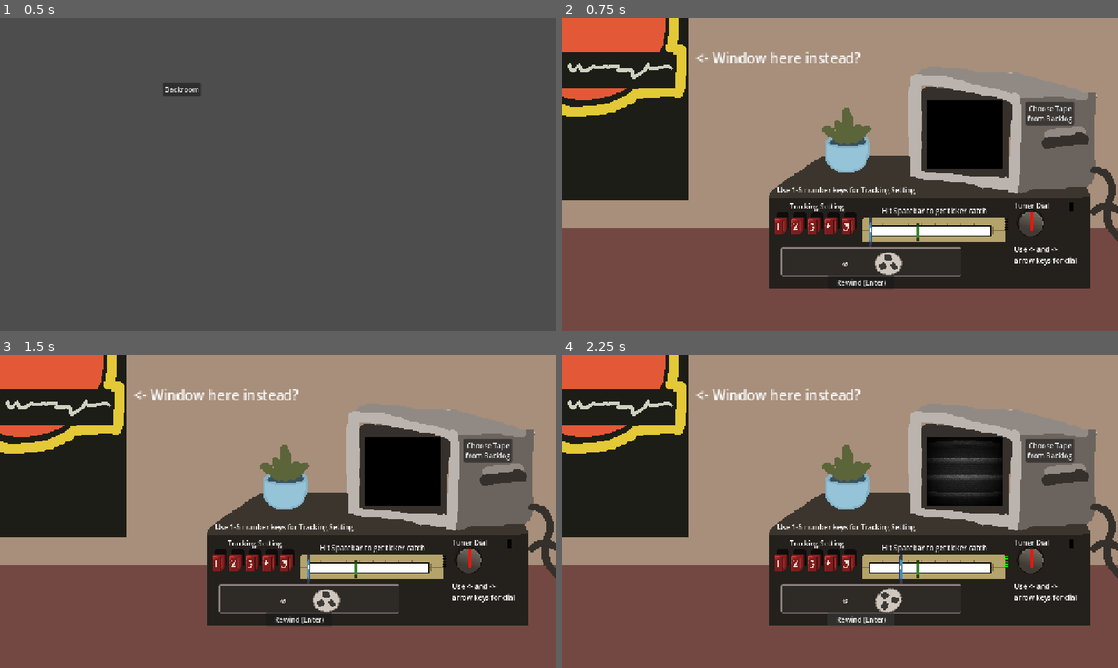
Above: before the commit, frames 1-4 (two rows, left to right).
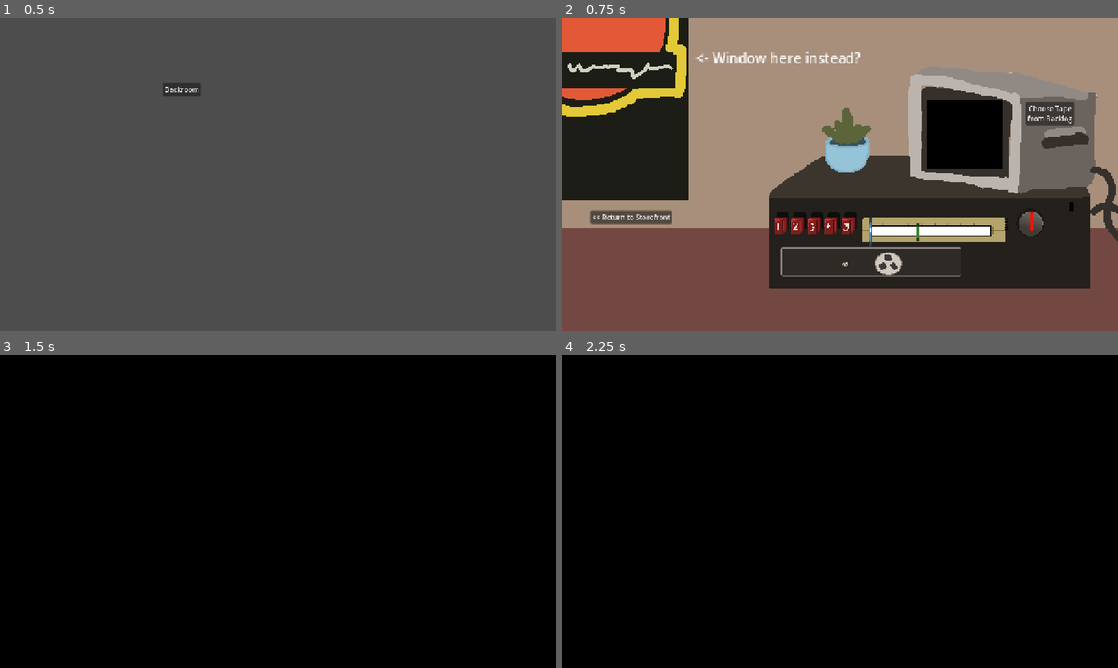
Above: after the commit, the same moments.

Repository: Sleeping-Robot-Games/video-planet
Game: Godot game, scene res://title/title.tscn
The game is run twice, just before and just after one commit, with the same random seed, the same clock (stepped at 60 frames per second) and the same inputs. The engine's default icon, where the game draws it, is replaced by a stand-in: a white triangle on a blue panel in a dark square. Video files are missing from this copy of the repository; at most half a second of black plays in their place.
Inputs (mouse positions are in pixels of both pictures, inside the frame that each line leads up to):
- Up to frame 1 (0.5 s): no input
- Up to frame 2 (0.75 s): click "Backroom" at 0.5 s
- Up to frame 3 (1.5 s): click (66, 555) at 1.25 s, where only the run after the commit has a clickable "<< Return to Storefront"
- Up to frame 4 (2.25 s): click (862, 621) at 2 s, where only the run before the commit has a clickable "Rewind (Enter)"

Frame 1 is identical in both runs. In frame 2, 1.5% of the frame differs, in the area x 5-93%, y 54-86%; in frame 3, 97%; in frame 4, 98%, in the area x 0-100%, y 0-100%.

Commit message:
wip wire up rewind success

Diff:
--- a/backroom/backroom.gd
+++ b/backroom/backroom.gd
@@ -23,6 +23,8 @@
 const DIAL_ROTATE_MIN = -100.0
 const DIAL_ROTATE_MAX = 100.0
 
+var rewinding_movie_id: String = ''
+
 var dial_angle = 0.0
 
 var tracking_input_map = {
@@ -127,6 +129,7 @@
 
 func _ready():
 	a.play_music('backroom_bmg_1')
+	$Website.rewind_movie_selected.connect(_on_website_rewind_movie_selected)
 	for tracking_button in tracking.get_children():
 		tracking_button.pressed.connect(_on_tracking_button_pressed.bind(tracking_button.name))
 		tracking_input_map[tracking_button.name] = tracking_button
@@ -135,8 +138,8 @@
 	if event.is_action_pressed('fix'):
 		fix_tape_button.pressed.emit()
 
-	if event.is_action_pressed('rewind'):
-		rewind_button.pressed.emit()
+	#if event.is_action_pressed('rewind'):
+		#rewind_button.pressed.emit()
 
 	if not rewinding:
 		return
@@ -331,14 +334,20 @@
 	successful_hits = 0
 	vhs_phase += 1
 	if not VHS_DATA.has(vhs_phase):
+		## Success!
+		## Player can now select a new tape from the backlog or leave back to the store front
+		m.inventory[rewinding_movie_id].status = 'STOCKED'
+		m.inventory[rewinding_movie_id].location = 'ON SHELF'
+		var log_msg: String = '%s rewound & stocked' % m.inventory[rewinding_movie_id].title
+		g.add_log_line.emit(log_msg, Color.WEB_GREEN)
 		rewinding = false
 		$VCR/AnimationPlayer.pause()
 		video_player.stop()
 		tv_off_screen.show()
 		## TODO: Reset tracking button and dial state
-		## TODO: Success label/button to restock completed tape.
-		## Player can now select a new tape from the backlog or leave back to the store front
-		## TODO: make button to go back to store front
+		$BacklogButton.show()
+		$StorefrontButton.show()
+		$VCR/Labels.hide()
 	else:
 		hitzone_path_follow.progress_ratio = VHS_DATA[vhs_phase].hitzone_position
 		current_ideal_track_setting = get_best_track_setting_for_phase(vhs_phase)
@@ -352,8 +361,17 @@
 		tick_speed_tween.tween_property(self, 'tick_speed', VHS_DATA[vhs_phase].tick_speeds['no_zone'], 1)
 
 
+func _on_website_rewind_movie_selected(movie_id: String) -> void:
+	rewinding_movie_id = movie_id
+	$VCR/Labels/RewindingMovieLabel.text = 'Rewinding ’%s’' % m.inventory[movie_id].title
+	$VCR/Labels.show()
+	$BacklogButton.hide()
+	$StorefrontButton.hide()
+	init_vhs()
+
+
 func _on_rewind_button_pressed() -> void:
-	if rewinding:
+	if rewinding or not rewinding_movie_id:
 		return
 
 	init_vhs()
@@ -417,3 +435,6 @@
 
 func _on_backlog_button_pressed() -> void:
 	$Website.open_by_backroom_computer()
+
+func _on_storefront_button_pressed() -> void:
+	get_tree().change_scene_to_file('res://storefront/storefront.tscn')
--- a/backroom/backroom.tscn
+++ b/backroom/backroom.tscn
@@ -20,9 +20,10 @@
 [ext_resource type="Texture2D" uid="uid://cu882a2nu1tau" path="res://backroom/ticker.png" id="18_8mcd7"]
 [ext_resource type="Texture2D" uid="uid://brox6iu8bf465" path="res://backroom/plant.png" id="20_dwywq"]
 [ext_resource type="VideoStream" path="res://backroom/snapback_rewind.ogv" id="21_6dn78"]
-[ext_resource type="Shader" path="res://backroom/vcr_rewind.gdshader" id="21_dwywq"]
+[ext_resource type="Shader" uid="uid://cjbba3sqy1pbt" path="res://backroom/vcr_rewind.gdshader" id="21_dwywq"]
 [ext_resource type="Texture2D" uid="uid://c033jiekthooi" path="res://backroom/postertest.png" id="21_j8cxi"]
 [ext_resource type="PackedScene" uid="uid://bahogvabt6amf" path="res://storefront/website/website.tscn" id="23_6dn78"]
+[ext_resource type="PackedScene" uid="uid://deyae4itnlg45" path="res://shared/log_container.tscn" id="24_iobut"]
 
 [sub_resource type="ButtonGroup" id="ButtonGroup_grv5e"]
 allow_unpress = true
@@ -239,21 +240,31 @@
 scale = Vector2(2, 2)
 texture = ExtResource("6_j4ho4")
 
-[node name="TrackLabel" type="Label" parent="VCR"]
+[node name="Labels" type="Control" parent="VCR"]
+visible = false
+layout_mode = 3
+anchors_preset = 0
+offset_right = 40.0
+offset_bottom = 40.0
+
+[node name="TrackLabel" type="Label" parent="VCR/Labels"]
+layout_mode = 0
 offset_left = 524.0
 offset_top = 422.0
 offset_right = 649.0
 offset_bottom = 445.0
 text = "Tracking Setting"
 
-[node name="TrackTutorialLabel" type="Label" parent="VCR"]
+[node name="TrackTutorialLabel" type="Label" parent="VCR/Labels"]
+layout_mode = 0
 offset_left = 496.0
 offset_top = 384.0
-offset_right = 754.0
+offset_right = 813.0
 offset_bottom = 407.0
 text = "Use 1-5 number keys for Tracking Setting"
 
-[node name="DialTutorialLabel2" type="Label" parent="VCR"]
+[node name="DialTutorialLabel2" type="Label" parent="VCR/Labels"]
+layout_mode = 0
 offset_left = 1041.0
 offset_top = 520.0
 offset_right = 1185.0
@@ -261,25 +272,38 @@
 text = "Use <- and ->
 arrow keys for dial"
 
-[node name="DialTutorialLabel3" type="Label" parent="VCR"]
+[node name="DialTutorialLabel3" type="Label" parent="VCR/Labels"]
+layout_mode = 0
 offset_left = 736.0
 offset_top = 432.0
 offset_right = 994.0
 offset_bottom = 455.0
 text = "Hit Spacebar to get ticker catch"
 
-[node name="TuningLabel" type="Label" parent="VCR"]
+[node name="TuningLabel" type="Label" parent="VCR/Labels"]
+layout_mode = 0
 offset_left = 1041.0
 offset_top = 420.0
 offset_right = 1121.0
 offset_bottom = 443.0
 text = "Tuner Dial"
 
+[node name="RewindingMovieLabel" type="Label" parent="VCR/Labels"]
+layout_mode = 0
+offset_left = 511.0
+offset_top = 626.0
+offset_right = 911.0
+offset_bottom = 649.0
+text = "Rewinding {Movie}"
+horizontal_alignment = 1
+
 [node name="RewindButton" type="Button" parent="VCR"]
+visible = false
 offset_left = 612.0
 offset_top = 593.0
 offset_right = 765.0
 offset_bottom = 624.0
+disabled = true
 text = "Rewind (Enter)"
 
 [node name="Tracking" type="HBoxContainer" parent="VCR"]
@@ -500,6 +524,13 @@
 text = "Choose Tape
 from Backlog"
 
+[node name="StorefrontButton" type="Button" parent="."]
+offset_left = 65.0
+offset_top = 443.0
+offset_right = 253.0
+offset_bottom = 474.0
+text = "<< Return to Storefront"
+
 [node name="SubViewportContainer" type="SubViewportContainer" parent="."]
 custom_minimum_size = Vector2(50, 50)
 offset_left = 839.0
@@ -536,8 +567,15 @@
 offset_right = 1282.0
 offset_bottom = 719.0
 
+[node name="LogContainer" parent="." instance=ExtResource("24_iobut")]
+offset_left = 1033.0
+offset_top = 89.0
+offset_right = 1248.0
+offset_bottom = 89.0
+
 [connection signal="pressed" from="VCR/RewindButton" to="." method="_on_rewind_button_pressed"]
 [connection signal="area_entered" from="VCR/Ticker/Path2D/HitzonePathFollow2D/HitZone/Area2D" to="." method="_on_hitzone_area_2d_area_entered"]
 [connection signal="area_exited" from="VCR/Ticker/Path2D/HitzonePathFollow2D/HitZone/Area2D" to="." method="_on_hitzone_area_2d_area_exited"]
 [connection signal="pressed" from="FixTapeButton" to="." method="_on_fix_tape_button_pressed"]
 [connection signal="pressed" from="BacklogButton" to="." method="_on_backlog_button_pressed"]
+[connection signal="pressed" from="StorefrontButton" to="." method="_on_storefront_button_pressed"]
--- a/global.gd
+++ b/global.gd
@@ -1,7 +1,11 @@
 extends Node
 
+signal add_log_line(msg: String, color: Color)
+
 var is_new_game: bool = true
+var is_clocking_in: bool = true
 var is_dialogue_open: bool = false
+var player_movement_disabled: bool = true
 
 func folders_in_dir(path: String) -> Array:
 	var folders = []
--- a/project.godot
+++ b/project.godot
@@ -35,6 +35,7 @@
 "res://backroom/": "purple",
 "res://customers/": "yellow",
 "res://movies/": "red",
+"res://shared/": "green",
 "res://storefront/": "blue",
 "res://storefront/dialogue/": "gray",
 "res://storefront/player/": "pink",
--- /dev/null
+++ b/shared/log_container.gd
@@ -0,0 +1,12 @@
+extends VBoxContainer
+
+var log_line_scene = preload('res://shared/log_line.tscn')
+
+func _ready() -> void:
+	g.add_log_line.connect(_on_add_log_line)
+
+func _on_add_log_line(msg: String, color: Color = Color.WHITE) -> void:
+	var log_line = log_line_scene.instantiate()
+	log_line.set_log_messsage(msg, color)
+	add_child(log_line)
+	move_child(log_line, -1)
--- /dev/null
+++ b/shared/log_container.tscn
@@ -0,0 +1,10 @@
+[gd_scene load_steps=2 format=3 uid="uid://deyae4itnlg45"]
+
+[ext_resource type="Script" uid="uid://dhyv3y6ybwp5m" path="res://shared/log_container.gd" id="1_q43f5"]
+
+[node name="LogContainer" type="VBoxContainer"]
+custom_minimum_size = Vector2(215, 0)
+size_flags_horizontal = 3
+size_flags_vertical = 3
+theme_override_constants/separation = 2
+script = ExtResource("1_q43f5")
--- /dev/null
+++ b/shared/log_line.gd
@@ -0,0 +1,11 @@
+extends Panel
+
+func _ready() -> void:
+	var tween = get_tree().create_tween()
+	tween.chain().tween_interval(6.0)
+	tween.tween_property(self, 'modulate:a', 0.0, 3.0)
+	tween.chain().tween_callback(queue_free)
+
+func set_log_messsage(msg: String, color: Color = Color.WHITE) -> void:
+	$MarginContainer/Label.text = msg
+	$MarginContainer/Label.add_theme_color_override('font_color', color)
--- /dev/null
+++ b/shared/log_line.tscn
@@ -0,0 +1,28 @@
+[gd_scene load_steps=2 format=3 uid="uid://cbskqkw7qiyi7"]
+
+[ext_resource type="Script" uid="uid://cppmwah4hlpha" path="res://shared/log_line.gd" id="1_w3fwa"]
+
+[node name="LogLine" type="Panel"]
+custom_minimum_size = Vector2(215, 23)
+offset_right = 215.0
+offset_bottom = 23.0
+script = ExtResource("1_w3fwa")
+
+[node name="MarginContainer" type="MarginContainer" parent="."]
+layout_mode = 1
+anchors_preset = 15
+anchor_right = 1.0
+anchor_bottom = 1.0
+grow_horizontal = 2
+grow_vertical = 2
+theme_override_constants/margin_left = 4
+theme_override_constants/margin_top = 4
+theme_override_constants/margin_right = 4
+theme_override_constants/margin_bottom = 4
+
+[node name="Label" type="Label" parent="MarginContainer"]
+layout_mode = 2
+size_flags_vertical = 3
+theme_override_constants/outline_size = 3
+theme_override_font_sizes/font_size = 12
+text = "Log message"
--- a/storefront/dialogue/dialogue.gd
+++ b/storefront/dialogue/dialogue.gd
@@ -1,5 +1,6 @@
 extends Panel
 
+@onready var storefront: Node2D = $'..'
 @onready var player_msg: Label = $Player/VBoxContainer/Message
 @onready var player_continue: RichTextLabel = $Player/VBoxContainer/Continue
 
@@ -33,3 +34,4 @@
 func close_dialogue() -> void:
 	hide()
 	g.is_dialogue_open = false
+	storefront.show_todo()
--- a/storefront/player/player.gd
+++ b/storefront/player/player.gd
@@ -7,7 +7,7 @@
 var last_direction := Vector2.DOWN
 
 func _physics_process(_delta: float) -> void:
-	if g.is_dialogue_open:
+	if g.is_dialogue_open or g.player_movement_disabled:
 		if not anim_player.current_animation.begins_with('idle_'):
 			play_idle_animation(last_direction)
 		return
--- a/storefront/storefront.gd
+++ b/storefront/storefront.gd
@@ -1,12 +1,16 @@
 extends Node2D
 
-@onready var backroom_label = $Backroomdoor/BackroomLabel
+@onready var backroom_label: Label = $Backroomdoor/BackroomLabel
+@onready var todo_panel: Panel = $HUD/ToDo
 
 func _ready() -> void:
+	$Player.position = Vector2(272, 140) if g.is_clocking_in else Vector2(73, 139)
+	print('player position: ', $Player.position)
+	g.player_movement_disabled = true
+	$FadeBlack.color = Color.BLACK
+	$FadeBlack.show()
+
 	if g.is_new_game:
-		g.is_dialogue_open = true
-		$FadeBlack.color = Color.BLACK
-		$FadeBlack.show()
 		var tween = get_tree().create_tween()
 		tween.tween_interval(1.5)
 		tween.tween_callback(a.play_random_sfx.bind('storefront_door_entry'))
@@ -14,10 +18,23 @@
 		tween.tween_callback($Dialogue.set_player_message.bind('There’s no movies here! I better start rewinding to fill this place back up!'))
 		tween.tween_property($FadeBlack, 'modulate:a', 0.0, 2)
 		tween.tween_callback($FadeBlack.hide)
+		tween.tween_callback(unfreeze_player)
 		g.is_new_game = false
+	else:
+		var tween = get_tree().create_tween()
+		tween.tween_interval(.75)
+		tween.tween_property($FadeBlack, 'modulate:a', 0.5, 1)
+		tween.tween_callback($FadeBlack.hide)
+		tween.tween_callback(unfreeze_player)
+
+	g.is_clocking_in = false
+
+func unfreeze_player() -> void:
+	g.player_movement_disabled = false
 
 func _unhandled_input(event: InputEvent) -> void:
 	if event.is_action_pressed("interact") and backroom_label.visible:
+		hide_todo()
 		get_tree().change_scene_to_file("res://backroom/backroom.tscn")
 
 
@@ -29,3 +46,9 @@
 func _on_back_room_door_area_2d_body_exited(body: Node2D) -> void:
 	if body.name == 'Player':
 		backroom_label.hide()
+
+func show_todo() -> void:
+	todo_panel.show()
+
+func hide_todo() -> void:
+	todo_panel.hide()
--- a/storefront/storefront.tscn
+++ b/storefront/storefront.tscn
@@ -103,6 +103,9 @@
 [sub_resource type="RectangleShape2D" id="RectangleShape2D_fk8fj"]
 size = Vector2(13.75, 41.5)
 
+[sub_resource type="StyleBoxFlat" id="StyleBoxFlat_ur6w1"]
+bg_color = Color(0, 0, 0, 0.7294118)
+
 [node name="Storefront" type="Node2D"]
 y_sort_enabled = true
 scale = Vector2(2, 2)
@@ -265,11 +268,14 @@
 
 [node name="BackroomLabel" type="Label" parent="Backroomdoor"]
 visible = false
-offset_left = -45.5
-offset_top = -56.0
-offset_right = 140.5
-offset_bottom = -33.0
-text = "Press E to Rewind Tapes"
+offset_left = -30.0
+offset_top = -51.5
+offset_right = 146.0
+offset_bottom = -34.5
+theme_override_colors/font_outline_color = Color(0, 0, 0, 1)
+theme_override_constants/outline_size = 3
+theme_override_font_sizes/font_size = 12
+text = "PRESS 'E' to Rewind VHS Tapes"
 
 [node name="Backroomdoorframe" type="Sprite2D" parent="."]
 position = Vector2(48, 134)
@@ -277,7 +283,43 @@
 
 [node name="Player" parent="." instance=ExtResource("14_s766h")]
 y_sort_enabled = true
-position = Vector2(271.5, 140.5)
+position = Vector2(73, 139)
+
+[node name="HUD" type="Control" parent="."]
+layout_mode = 3
+anchors_preset = 0
+
+[node name="ToDo" type="Panel" parent="HUD"]
+visible = false
+layout_mode = 0
+offset_left = 397.0
+offset_top = 23.5
+offset_right = 620.0
+offset_bottom = 68.5
+theme_override_styles/panel = SubResource("StyleBoxFlat_ur6w1")
+
+[node name="MarginContainer" type="MarginContainer" parent="HUD/ToDo"]
+layout_mode = 1
+anchors_preset = 15
+anchor_right = 1.0
+anchor_bottom = 1.0
+grow_horizontal = 2
+grow_vertical = 2
+theme_override_constants/margin_left = 4
+theme_override_constants/margin_top = 4
+theme_override_constants/margin_right = 4
+theme_override_constants/margin_bottom = 4
+
+[node name="VBoxContainer" type="VBoxContainer" parent="HUD/ToDo/MarginContainer"]
+layout_mode = 2
+
+[node name="Label" type="Label" parent="HUD/ToDo/MarginContainer/VBoxContainer"]
+layout_mode = 2
+size_flags_vertical = 3
+theme_override_constants/outline_size = 3
+theme_override_font_sizes/font_size = 12
+text = "TO DO:
+- Approach backroom door and enter"
 
 [node name="Website" parent="." instance=ExtResource("17_qepj0")]
 visible = false
--- a/storefront/website/website.gd
+++ b/storefront/website/website.gd
@@ -8,6 +8,8 @@
 @onready var genre_clear: Button = $Container/Header/VBox/Filters/Genre/Spacer/ClearButton
 @onready var status_input: OptionButton = $Container/Header/VBox/Filters/Status/Picker
 @onready var status_clear: Button = $Container/Header/VBox/Filters/Status/Spacer/ClearButton
+
+signal rewind_movie_selected(movie_id: String)
 
 func _ready():
 	# game pauses when website is open, this allows website to remain active during game pause
@@ -100,8 +102,7 @@
 
 func backroom_rewind_selected(movie_id: String) -> void:
 	get_tree().paused = false
-	print('rewinding movie_id: ', movie_id)
-	# TODO emit signal for backroom to rewind specified movie
+	rewind_movie_selected.emit(movie_id)
 	hide()
 
 func _on_clear_genre_pressed() -> void:
Not shown: 1 places in backroom/backroom.tscn that only renumber resources
Not shown, added: shared/log_container.gd.uid
Not shown, added: shared/log_line.gd.uid
Not shown: 1 places in storefront/storefront.tscn that only renumber resources
Not shown: 1 places in storefront/website/computer.tscn that only renumber resources
